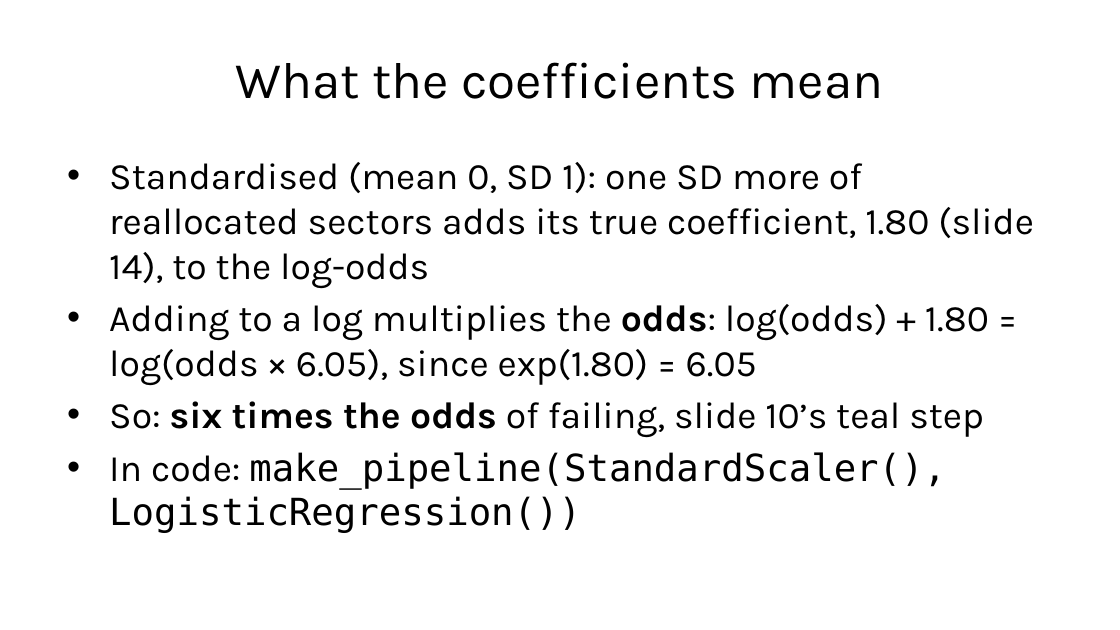
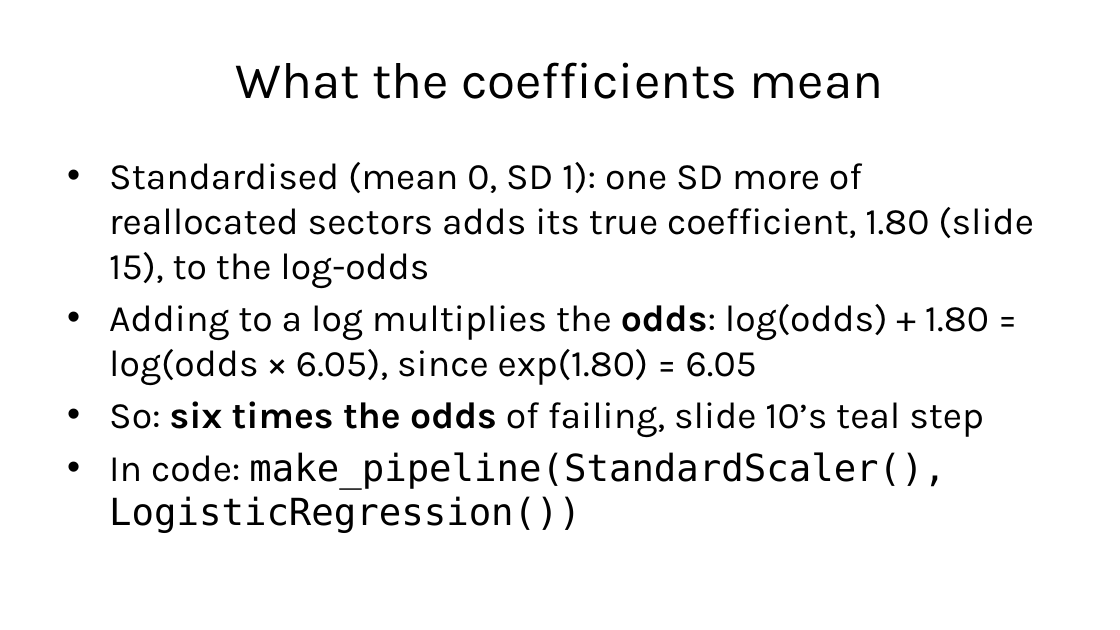
Before and after one commit to fabioantonini/technologies-for-artificial-intelligence, a slide deck: slide 14 of Lessons/04_classification_and_metrics/Slides/classification_and_metrics_slides.pptx (slide 13 before the commit). Drawn at 1120x630 pixels with LibreOffice and Linux fonts; fonts in the diff are those of the drawing; background and template pictures are left out. Boxes give left, top, right and bottom in pixels: in the first picture for what was removed or moved away, otherwise in the second. Text is boxed around its words. In the diff, an @@ line names an element or a change of style, - is before the commit and + after.

```diff
--- a/Lessons/04_classification_and_metrics/Slides/classification_and_metrics_slides.pptx
+++ b/Lessons/04_classification_and_metrics/Slides/classification_and_metrics_slides.pptx
@@ text at (109,162,1034,289): text changed @@
-• Standardised (mean 0, SD 1): one SD more of reallocated sectors adds its true coefficient, 1.80 (slide 14), to the log-odds
+• Standardised (mean 0, SD 1): one SD more of reallocated sectors adds its true coefficient, 1.80 (slide 15), to the log-odds
```
Also in this commit, not shown: 9 other slides changed, 1 slide added, 17 other files.
